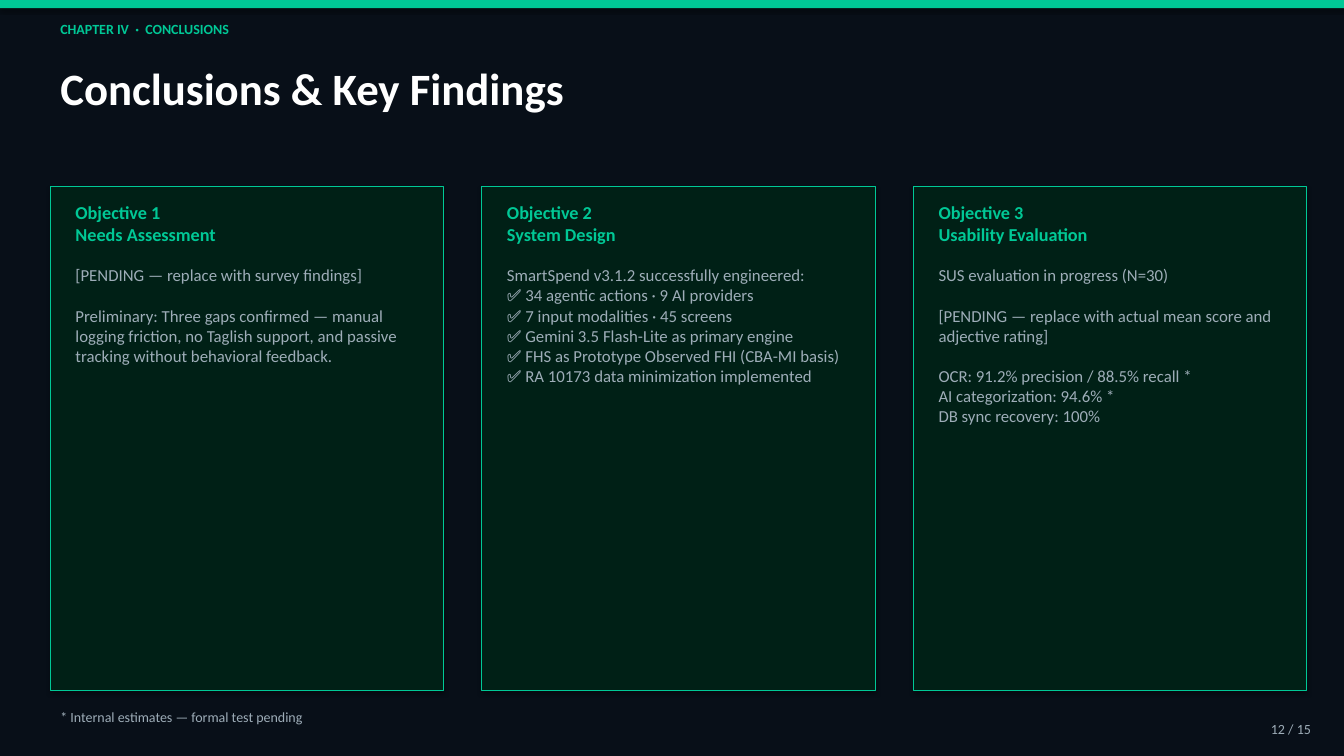
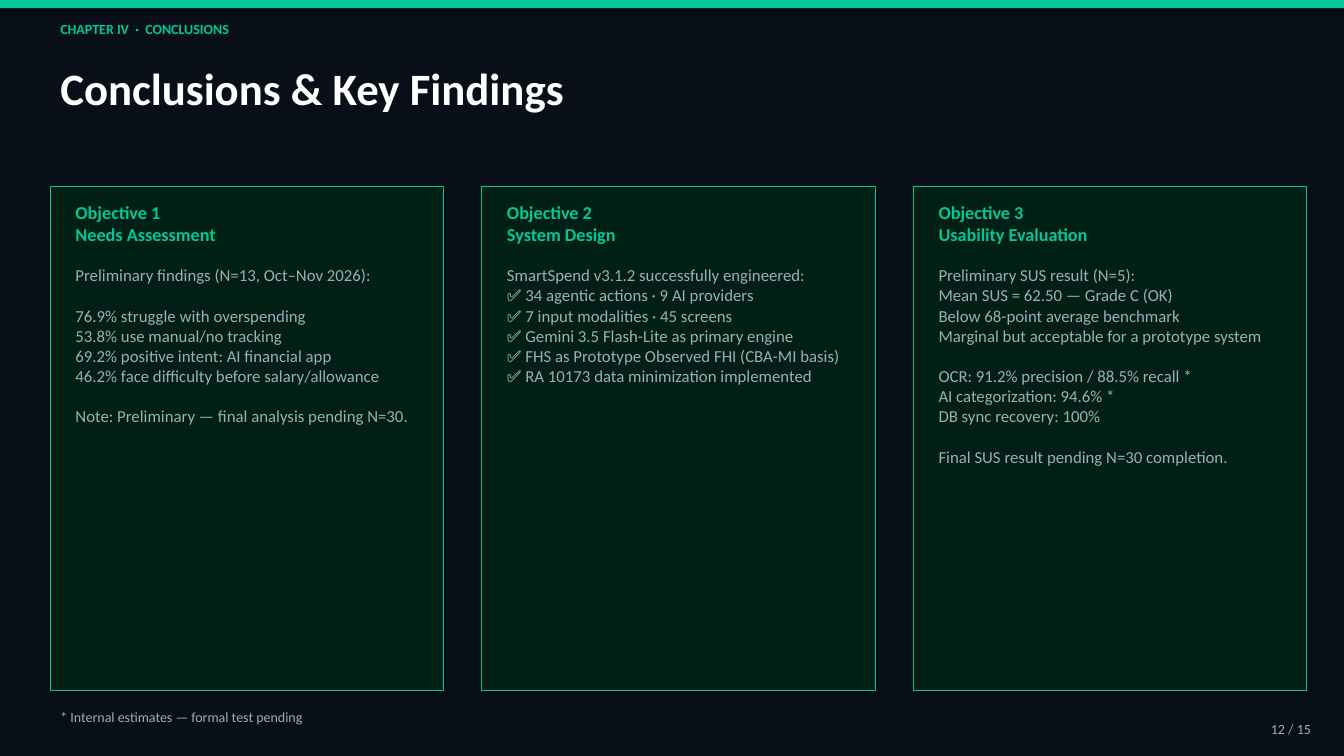
Before and after one commit to Zushikina-kun/smartspend-app, a slide deck: slide 12 of docs/capstone/SmartSpend_Defense_Presentation.pptx. Drawn at 1344x756 pixels with LibreOffice and Linux fonts; fonts in the diff are those of the drawing. Boxes give left, top, right and bottom in pixels: in the first picture for what was removed or moved away, otherwise in the second. Text is boxed around its words. In the diff, an @@ line names an element or a change of style, - is before the commit and + after.

```diff
--- a/docs/capstone/SmartSpend_Defense_Presentation.pptx
+++ b/docs/capstone/SmartSpend_Defense_Presentation.pptx
@@ text at (75,269,407,425): text changed @@
-[PENDING — replace with survey findings]
-Preliminary: Three gaps confirmed — manual logging friction, no Taglish support, and passive tracking without behavioral feedback.
+Preliminary findings (N=13, Oct–Nov 2026):
+76.9% struggle with overspending
+53.8% use manual/no tracking
+69.2% positive intent: AI financial app
+46.2% face difficulty before salary/allowance
+Note: Preliminary — final analysis pending N=30.
@@ text at (939,269,1261,466): text changed @@
-SUS evaluation in progress (N=30)
-[PENDING — replace with actual mean score and adjective rating]
-OCR: 91.2% precision / 88.5% recall *
-AI categorization: 94.6% *
-DB sync recovery: 100%
+Preliminary SUS result (N=5):
+Mean SUS = 62.50 — Grade C (OK)
+Below 68-point average benchmark
+Marginal but acceptable for a prototype system
+OCR: 91.2% precision / 88.5% recall *
+AI categorization: 94.6% *
+DB sync recovery: 100%
+Final SUS result pending N=30 completion.
```
Also in this commit, not shown: 1 other slide changed, 5 other files.
